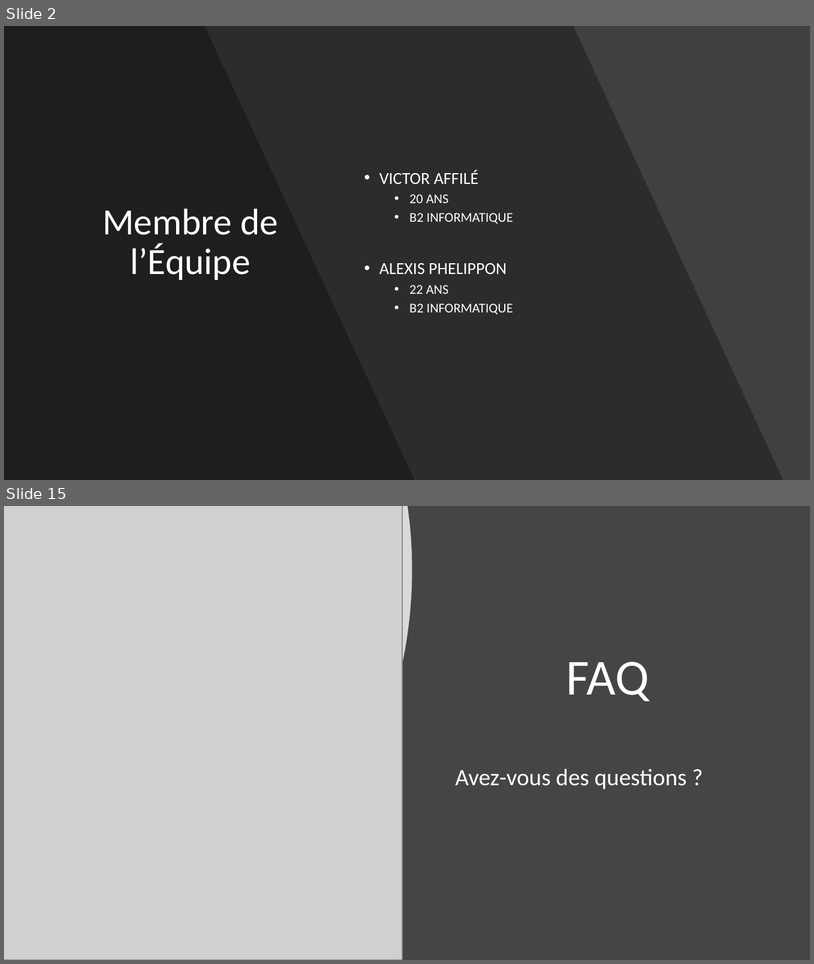
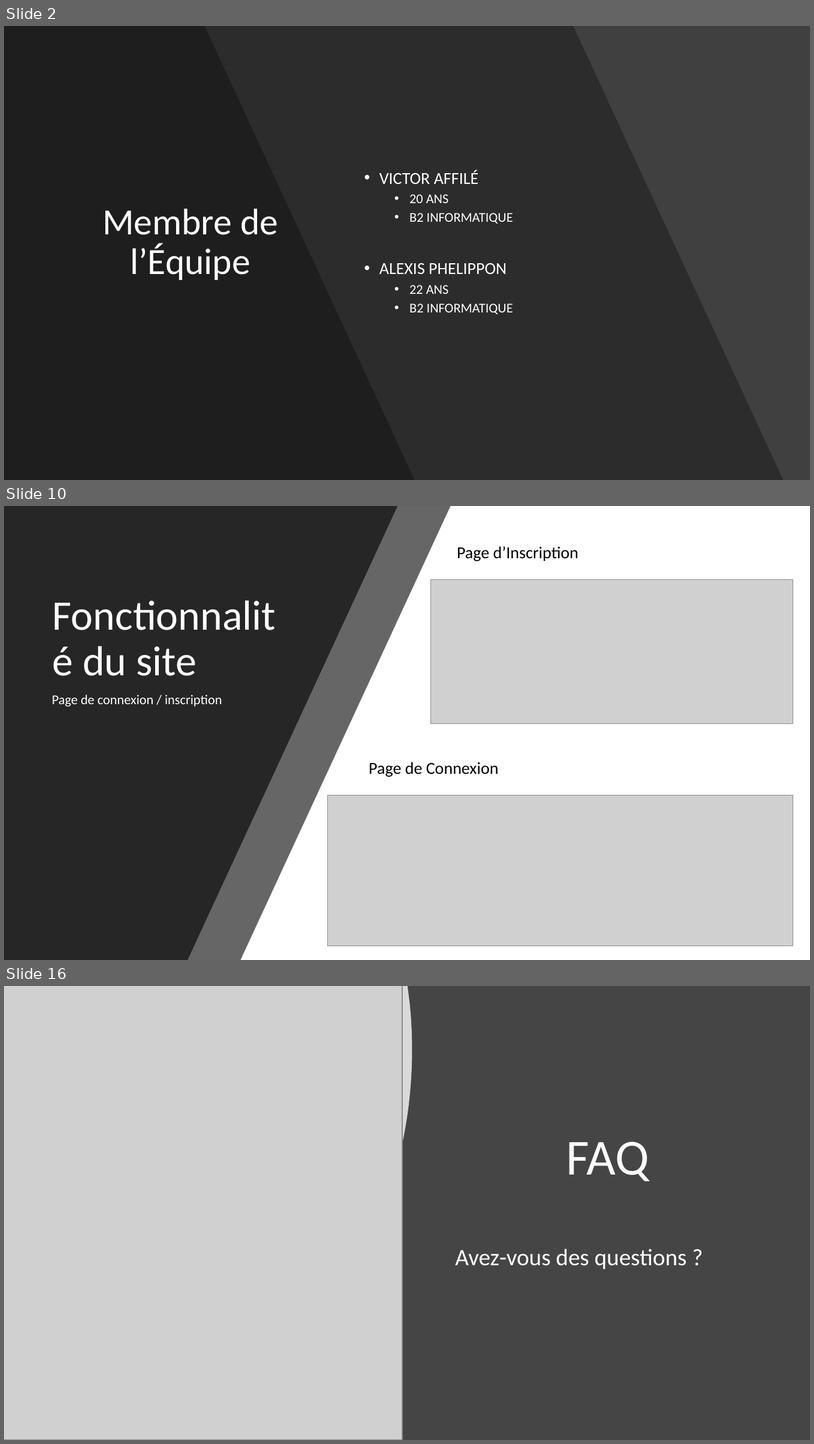
Before and after one commit to FlowNight/Techs_WEB, a slide deck: folder/Support_T_W.pptx. Shown one above the other, each under a label of ours: slides 2 and 15 before the commit, slides 2, 10 and 16 after it; the slides between them are not shown. The pictures are 814x964 and 814x1444 pixels, drawn with LibreOffice and Linux fonts; fonts in the diff are those of the drawing; grey boxes stand for pictures. Boxes give left, top, right and bottom in pixels: in the first picture for what was removed or moved away, otherwise in the second. Text is boxed around its words. In the diff, an @@ line names an element or a change of style, - is before the commit and + after.

```diff
--- a/folder/Support_T_W.pptx
+++ b/folder/Support_T_W.pptx
@@ slide 10 added at <box>4,506,810,960</box>, background #000000 @@
@@ rectangle added at <box>4,506,810,960</box>, fill #FFFFFF @@
@@ freeform shape added at <box>4,506,451,960</box>, fill #262626 at 70% opacity @@
@@ freeform shape added at <box>4,506,398,960</box>, fill #262626 @@
@@ text added at <box>457,546,579,561</box>, 20 pt, text #000000 @@
+Page d’Inscription
@@ picture added at <box>431,580,794,724</box> @@
@@ title added at <box>83,646,197,676</box>, 50 pt, text #FFFFFF @@
+Fonctionnalité du site
@@ text added at <box>52,694,222,706</box>, 16 pt, text #FFFFFF @@
+Page de connexion / inscription
@@ text added at <box>369,762,499,777</box>, 20 pt, text #000000 @@
+Page de Connexion
@@ picture added at <box>327,795,793,945</box> @@
@@ what was slide 15 is now slide 16 @@
```
Also in this commit, not shown: 10 slides changed, 3 other slides added, 3 slides removed, 5 other files.
